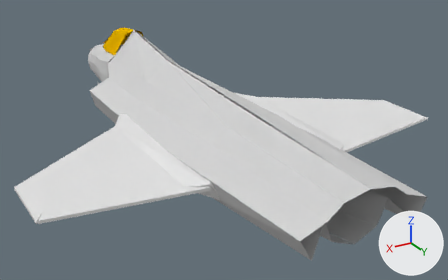
The Blender file AirPlanes/F35/f35Blue.blend: old version first, new version second.
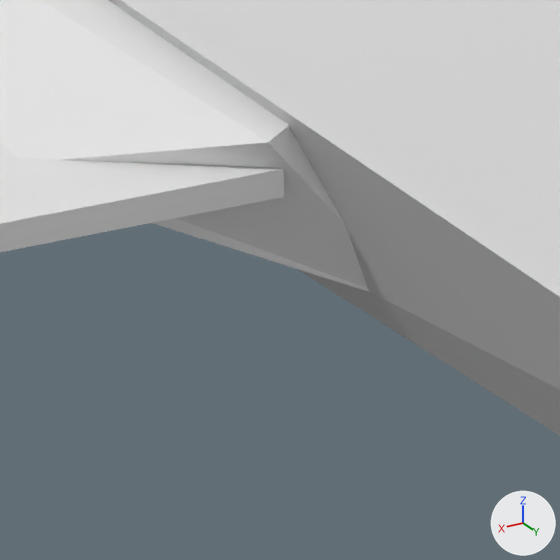
The first picture shows the older version from a 50 mm lens placed at (4.29, 8.33, 3.05), pointed at (-0.5, 0.34, -0.94). The close-ups show both versions on the part from 41% to 54% of the width and 61% to 82% of the height of that picture; other places that the commit changed are outside them. Every picture has the same lights, and +X, +Y and +Z are marked at lower right.

In view in the first close-up: 'Wings', 'fuselage', 'leftFlap'.
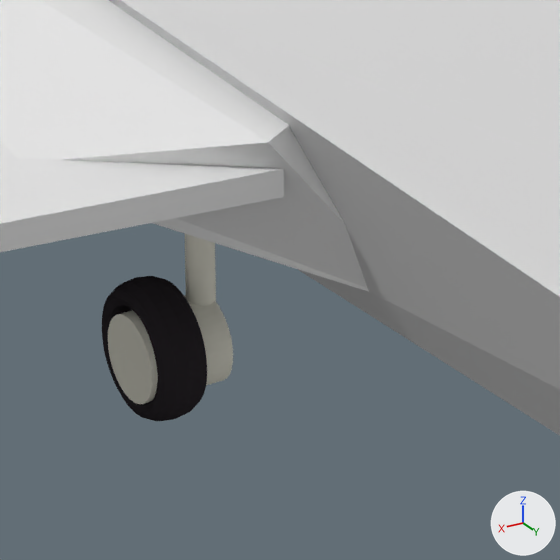
Changed parts and their boxes [x1, y1, x2, y2] in the close-ups (560 x 560 px):
'Torus.001', added (black): after [102, 276, 207, 421]
'wheel.001', added: after [108, 295, 233, 404]
'frontLandingGear.001', added: after [185, 234, 216, 306]

Diff of the bpy script that builds the scene:
```diff
--- a/AirPlanes/F35/f35Blue.blend.py
+++ b/AirPlanes/F35/f35Blue.blend.py
@@ ob_torus_001 @@
+ob_torus_001 = bpy.data.objects.new('Torus.001', me_torus.copy())  # the mesh of ob_torus
+ob_torus_001.parent = ob_frontlandinggear_001
+ob_torus_001.matrix_parent_inverse = Matrix(((45.4, 0.0, 0.0, -27.61), (0.0, 45.4, 0.0, -74.97), (0.0, 0.0, 3.361, 3.039), (0.0, 0.0, 0.0, 1.0)))
+ob_torus_001.location = (0.71, 1.657, -1.424)
+ob_torus_001.rotation_euler = (0.0, -1.571, 0.0)  # degrees (0, -90, 0)
+ob_torus_001.scale = (0.0852, 0.0852, 0.161)
@@ ob_frontlandinggear_001 @@
+ob_frontlandinggear_001 = bpy.data.objects.new('frontLandingGear.001', me_cylinder.copy())  # the mesh of ob_frontlandinggear
+ob_frontlandinggear_001.location = (0.608, 1.651, -0.672)
+ob_frontlandinggear_001.scale = (0.022, 0.022, 0.298)
@@ ob_wheel_001 @@
+ob_wheel_001 = bpy.data.objects.new('wheel.001', me_cylinder_001.copy())  # the mesh of ob_wheel
+ob_wheel_001.parent = ob_frontlandinggear_001
+ob_wheel_001.matrix_parent_inverse = Matrix(((45.4, 0.0, 0.0, -27.61), (0.0, 45.4, 0.0, -74.97), (0.0, 0.0, 3.361, 3.039), (0.0, 0.0, 0.0, 1.0)))
+ob_wheel_001.location = (0.683, 1.658, -1.429)
+ob_wheel_001.rotation_euler = (0.0, 1.571, 0.0)  # degrees (0, 90, 0)
+ob_wheel_001.scale = (0.0673, 0.0673, 0.0673)
```
